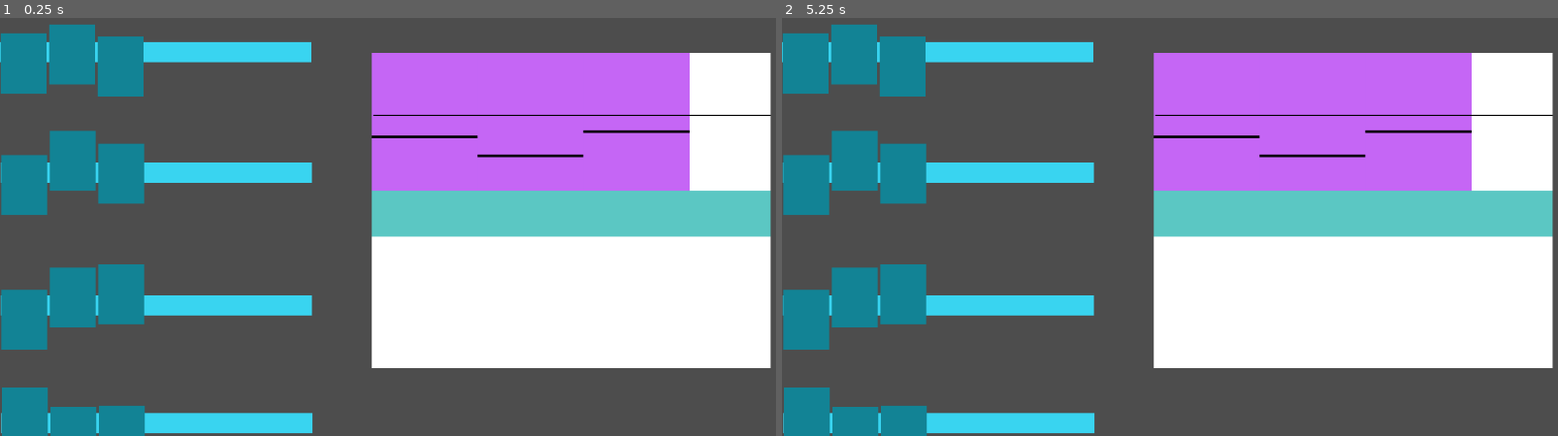
Above: before the commit, frames 1-2 (left to right).
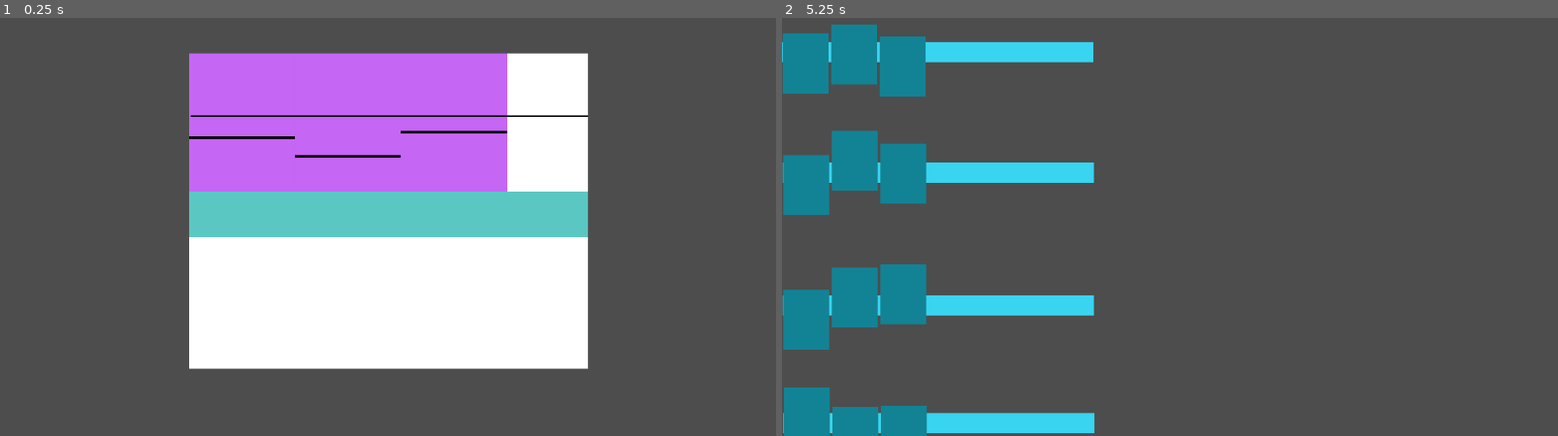
Above: after the commit, the same moments.

Repository: dbm19/key_game
Game: Godot game, scene res://lock_screen.tscn
Same seed, same stepped clock (60 frames per second), same inputs: the game is played once before the commit and once after it. Before the commit the project starts from res://gameplay_screen.tscn.
Inputs:
- Up to frame 1 (0.25 s): no input
- Up to frame 2 (5.25 s): tap Enter at 0.5, 2, 3.5 s; tap Space at 1.25, 2.75, 4.25 s

The runs differ from the first frame. In frame 1, 51% of the frame differs, in the area x 0-100%, y 1-100%; in frame 2, 39%.

Commit message:
Added lock screen

Diff:
--- a/gameplay_screen.tscn
+++ /dev/null
@@ -1,21 +0,0 @@
-[gd_scene load_steps=3 format=3 uid="uid://bndcby0815wx6"]
-
-[ext_resource type="PackedScene" uid="uid://btgemdp6rg2s4" path="res://key.tscn" id="1_0fxmo"]
-[ext_resource type="PackedScene" uid="uid://u3py4itkwc8p" path="res://lock.tscn" id="2_hos64"]
-
-[node name="GameplayScreen" type="Node2D"]
-
-[node name="Key" parent="." instance=ExtResource("1_0fxmo")]
-position = Vector2(231, 78)
-
-[node name="Key2" parent="." instance=ExtResource("1_0fxmo")]
-position = Vector2(232, 257)
-
-[node name="Key3" parent="." instance=ExtResource("1_0fxmo")]
-position = Vector2(232, 454)
-
-[node name="Key4" parent="." instance=ExtResource("1_0fxmo")]
-position = Vector2(233, 629)
-
-[node name="Lock" parent="." instance=ExtResource("2_hos64")]
-position = Vector2(1090, 329)
--- a/key.gd
+++ b/key.gd
@@ -34,8 +34,8 @@
 	key_tooth_1_scene_instance = key_tooth_1_scene.instantiate()
 	key_tooth_2_scene_instance = key_tooth_2_scene.instantiate()
 	key_tooth_3_scene_instance = key_tooth_3_scene.instantiate()
-
-	if self.name == "Key":
+	print(self.name)
+	if self.name == "Key1":
 		key_tooth_1_scene_instance.position.y += Global.pin_line_position_1 * -100
 		key_tooth_2_scene_instance.position.y += Global.pin_line_position_2 * -100
 		key_tooth_3_scene_instance.position.y += Global.pin_line_position_3 * -100
--- /dev/null
+++ b/key_screen.tscn
@@ -0,0 +1,17 @@
+[gd_scene load_steps=2 format=3 uid="uid://bndcby0815wx6"]
+
+[ext_resource type="PackedScene" uid="uid://btgemdp6rg2s4" path="res://key.tscn" id="1_wn8te"]
+
+[node name="KeyScreen" type="Node2D"]
+
+[node name="Key1" parent="." instance=ExtResource("1_wn8te")]
+position = Vector2(231, 78)
+
+[node name="Key2" parent="." instance=ExtResource("1_wn8te")]
+position = Vector2(232, 257)
+
+[node name="Key3" parent="." instance=ExtResource("1_wn8te")]
+position = Vector2(232, 454)
+
+[node name="Key4" parent="." instance=ExtResource("1_wn8te")]
+position = Vector2(233, 629)
--- a/lock.tscn
+++ b/lock.tscn
@@ -16,11 +16,11 @@
 gradient = SubResource("Gradient_taaq8")
 
 [node name="Lock" type="Node2D"]
-position = Vector2(846, 325)
+position = Vector2(591, 306)
 script = ExtResource("1_ti0pk")
 
 [node name="LockSprite" type="Sprite2D" parent="."]
-position = Vector2(-242, -16)
+position = Vector2(0.999969, 1)
 scale = Vector2(2.31235, 468.25)
 texture = SubResource("GradientTexture1D_otk1r")
 
--- /dev/null
+++ b/lock_screen.gd
@@ -0,0 +1,15 @@
+extends Node2D
+
+
+# Called when the node enters the scene tree for the first time.
+func _ready() -> void:
+	pass # Replace with function body.
+
+
+# Called every frame. 'delta' is the elapsed time since the previous frame.
+func _process(delta: float) -> void:
+	pass
+
+
+func _on_lock_screen_timer_timeout() -> void:
+	get_tree().change_scene_to_file("res://key_screen.tscn")
--- /dev/null
+++ b/lock_screen.tscn
@@ -0,0 +1,16 @@
+[gd_scene load_steps=3 format=3 uid="uid://c7283ba4six4p"]
+
+[ext_resource type="PackedScene" uid="uid://u3py4itkwc8p" path="res://lock.tscn" id="1_1lipp"]
+[ext_resource type="Script" path="res://lock_screen.gd" id="1_x5r4m"]
+
+[node name="LockScreen" type="Node2D"]
+script = ExtResource("1_x5r4m")
+
+[node name="LockScreenTimer" type="Timer" parent="."]
+wait_time = 5.0
+autostart = true
+
+[node name="Lock" parent="." instance=ExtResource("1_1lipp")]
+position = Vector2(576, 313)
+
+[connection signal="timeout" from="LockScreenTimer" to="." method="_on_lock_screen_timer_timeout"]
--- a/project.godot
+++ b/project.godot
@@ -11,7 +11,7 @@
 [application]
 
 config/name="key_game"
-run/main_scene="res://gameplay_screen.tscn"
+run/main_scene="res://lock_screen.tscn"
 config/features=PackedStringArray("4.3", "Forward Plus")
 config/icon="res://icon.svg"
 
